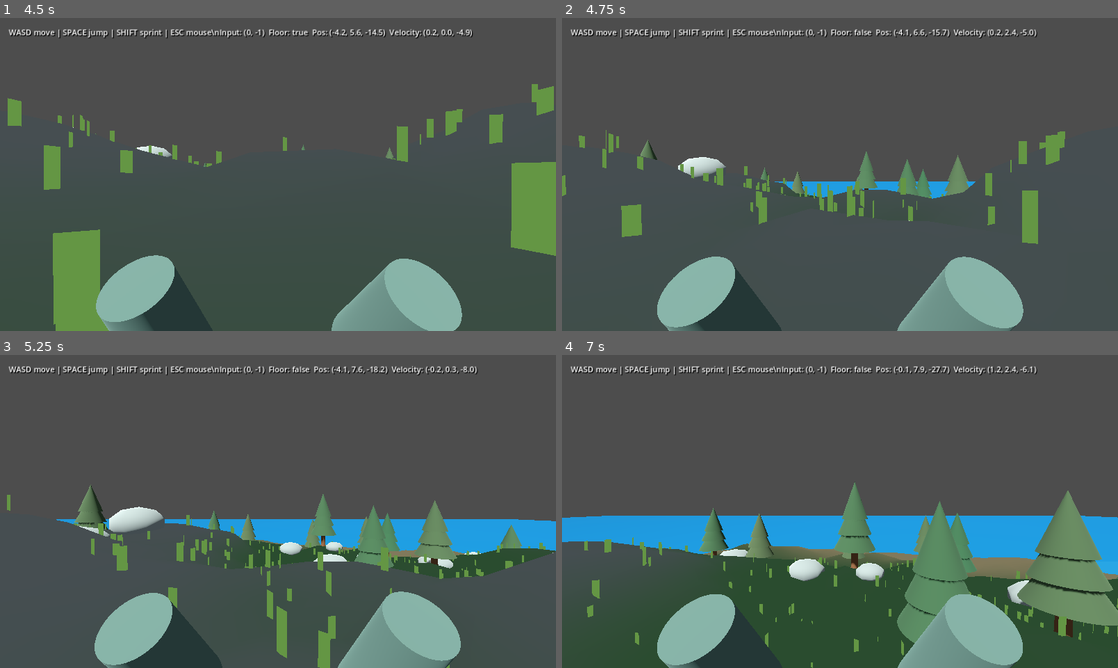
Above: before the commit, frames 1-4 (two rows, left to right).
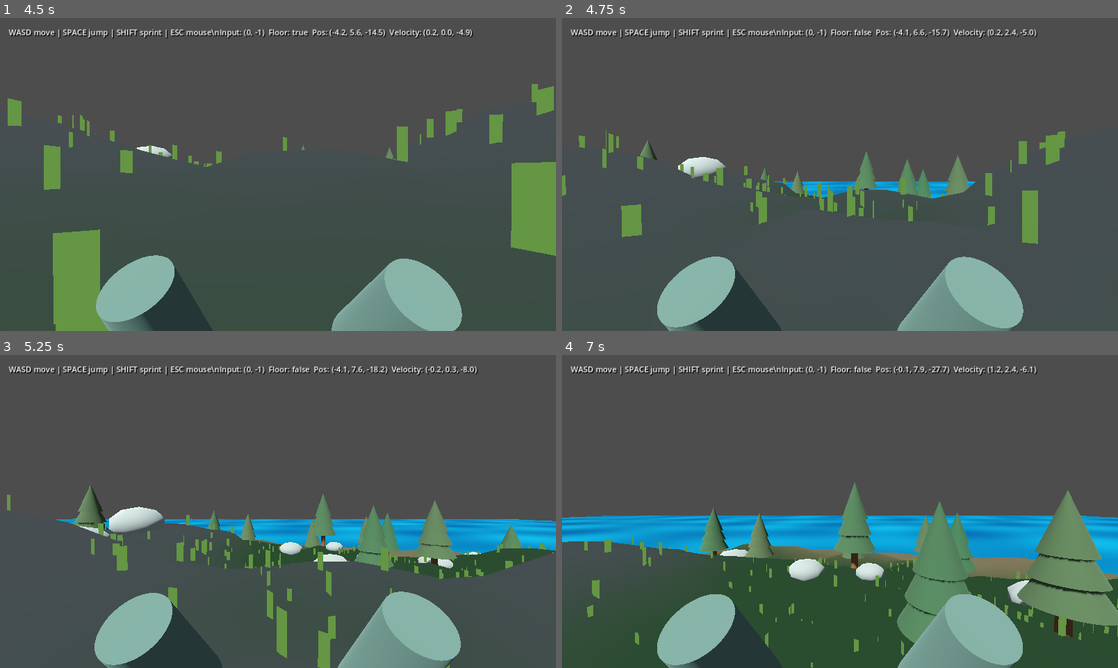
Above: after the commit, the same moments.

Repository: noval000/survival
Game: Godot game, scene res://scenes/Main.tscn
Two runs of this game, one before a commit and one after it. Both use one fixed random seed, a clock stepped at 60 frames per second and the inputs below.
Inputs (mouse positions are in pixels of both pictures, inside the frame that each line leads up to):
- Up to frame 1 (4.5 s): move the mouse to (272, 180) at 0.52 s; hold Shift (sprint) 0.53-1.28 s; hold W (move_forward) 0.53-2.78 s; tap Space (jump) at 0.77, 1.52, 3.02, 3.77 s; move the mouse to (316, 177) at 1.27 s; tap Shift (sprint) at 1.35, 2.85, 4.35 s; move the mouse to (233, 171) at 2.02 s; hold Shift (sprint) 2.03-2.78 s; move the mouse to (283, 174) at 2.77 s; hold A (move_left) 2.78-3.53 s; move the mouse to (255, 168) at 3.52 s; hold Shift (sprint) 3.53-4.28 s; hold W (move_forward) from 3.53 s (still down); move the mouse to (305, 174) at 4.27 s
- Up to frame 2 (4.75 s): keep holding W (move_forward); tap Space (jump) at 4.52 s
- Up to frame 3 (5.25 s): keep holding W (move_forward); move the mouse to (250, 511) at 5.02 s; hold Shift (sprint) from 5.03 s (still down)
- Up to frame 4 (7 s): move the mouse to (851, 505) at 5.77 s; release W (move_forward) at 5.78 s; release Shift (sprint) at 5.78 s; hold D (move_right) 5.78-6.53 s; tap Shift (sprint) at 5.85 s; tap Space (jump) at 6.02, 6.77 s; move the mouse to (834, 517) at 6.52 s; hold W (move_forward) from 6.53 s (still down); hold Shift (sprint) from 6.53 s (still down)

Frame 1 is identical in both runs. In frame 2, 0.2% of the frame differs, in the area x 39-74%, y 52-57%; in frame 3, 1.0%; in frame 4, 1.9%, in the area x 0-100%, y 51-71%.

Commit message:
Integrate animated ocean and decouple Meshy trunk physics from LOD visibility

Diff:
--- a/godot/scripts/IslandWorld.gd
+++ b/godot/scripts/IslandWorld.gd
@@ -93,17 +93,25 @@
     add_child(body)
 
 func create_water() -> void:
+    # Subdivisions allow the low-cost vertex shader to animate gentle waves.
     var plane := PlaneMesh.new()
     plane.size = Vector2(450.0, 450.0)
+    plane.subdivide_width = 100
+    plane.subdivide_depth = 100
     var water := MeshInstance3D.new()
     water.name = "Sea"
     water.mesh = plane
     water.position.y = SEA_LEVEL - 0.35
-    var material := StandardMaterial3D.new()
-    material.albedo_color = Color(0.07, 0.33, 0.46, 0.84)
-    material.transparency = BaseMaterial3D.TRANSPARENCY_ALPHA
-    material.roughness = 0.24
-    water.material_override = material
+    var ocean_shader: Shader = load("res://shaders/ocean.gdshader") as Shader
+    if ocean_shader != null:
+        var ocean_material := ShaderMaterial.new()
+        ocean_material.shader = ocean_shader
+        water.material_override = ocean_material
+    else:
+        var fallback := StandardMaterial3D.new()
+        fallback.albedo_color = Color(0.07, 0.33, 0.46)
+        fallback.roughness = 0.25
+        water.material_override = fallback
     add_child(water)
 
 # Reuse one imported GLB resource per tree type instead of reloading on each spawn.
@@ -130,9 +138,6 @@
         var use_far: bool = distance_squared > 35.0 * 35.0
         near_tree.visible = not use_far
         far_tree.visible = use_far
-        var trunk_body: StaticBody3D = near_tree.get_node_or_null("TrunkCollision") as StaticBody3D
-        if trunk_body != null:
-            trunk_body.process_mode = Node.PROCESS_MODE_ALWAYS
 
 func create_vegetation() -> void:
     var rng := RandomNumberGenerator.new()
@@ -150,11 +155,13 @@
         else:
             var target_height: float = rng.randf_range(5.5, 8.5)
             fit_model_height(tree, target_height)
-            add_tree_collision(tree, target_height)
+            tree.set_meta("trunk_height", target_height)
         tree.position = Vector3(x, height_at(x, z) - 0.12, z)
         tree.rotation.y = rng.randf_range(0.0, TAU)
         add_child(tree)
-        if tree.get_node_or_null("TrunkCollision") != null:
+        if tree.has_meta("trunk_height"):
+            add_tree_collision(tree, float(tree.get_meta("trunk_height")))
+        if tree.has_meta("trunk_height"):
             var far_tree: Node3D = instantiate_tree_lod(kind, 2)
             if far_tree != null:
                 # Both variants must share exactly the same world-space bounds.
@@ -294,10 +301,12 @@
     model.set_meta("target_height", target_height)
 
 func add_tree_collision(tree: Node3D, tree_height: float) -> void:
-    # Keep collision outside the imported visual hierarchy so that
-    # switching LOD visibility cannot hide or alter the physical trunk.
+    # Independent sibling collider: never hide physics when the visual LOD
+    # switches to a distant mesh.
     var body := StaticBody3D.new()
     body.name = "TrunkCollision"
+    body.position = tree.position
+    body.rotation = tree.rotation
     var shape := CollisionShape3D.new()
     var trunk := CylinderShape3D.new()
     trunk.radius = clampf(tree_height * 0.055, 0.28, 0.52)
@@ -305,10 +314,7 @@
     shape.shape = trunk
     shape.position.y = trunk.height * 0.5
     body.add_child(shape)
-    tree.add_child(body)
-    # The model is normalized with root scale, but the collider must stay
-    # in world units rather than inherit that arbitrary Meshy scale.
-    body.scale = Vector3.ONE / tree.scale
+    add_child(body)
 
 # A single MultiMesh draw call for scattered grass, keeping the island
 # inexpensive on integrated graphics / the GL Compatibility renderer.
